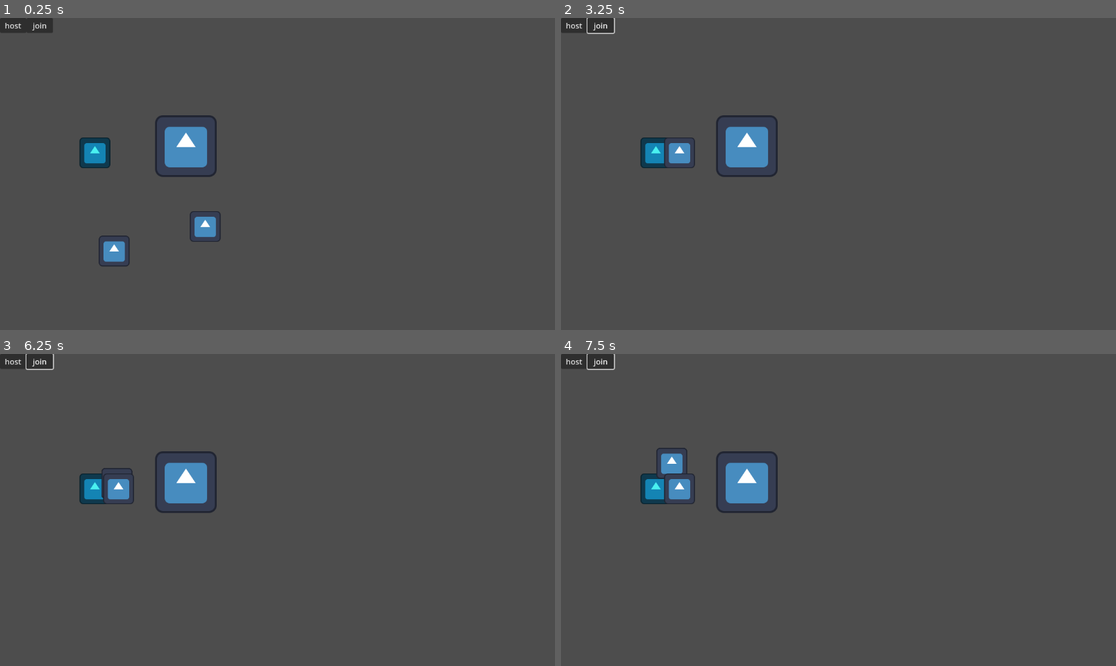
Above: before the commit, frames 1-4 (two rows, left to right).
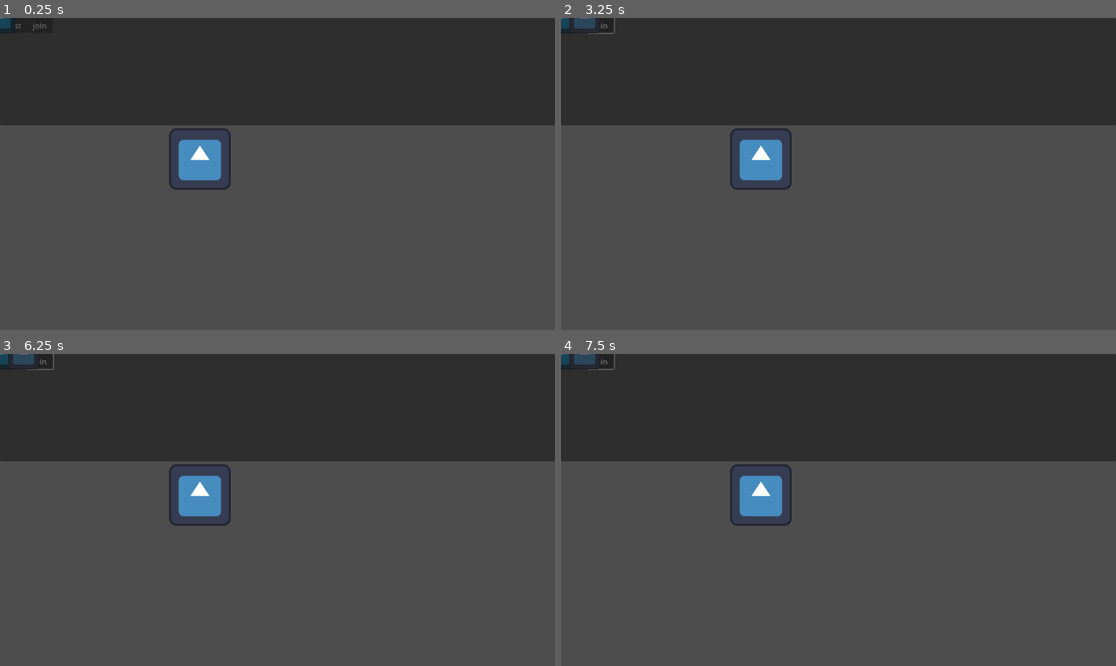
Above: after the commit, the same moments.

Repository: sirgladshoes/space-RTS-take2
Game: Godot game, scene res://scenes/main.tscn
Two runs of this game, one before a commit and one after it. Both use one fixed random seed, a clock stepped at 60 frames per second and the inputs below. The engine's default icon, where the game draws it, is replaced by a stand-in: a white triangle on a blue panel in a dark square.
Inputs (mouse positions are in pixels of both pictures, inside the frame that each line leads up to):
- Up to frame 1 (0.25 s): no input
- Up to frame 2 (3.25 s): tap Enter at 0.5 s; move the mouse to (960, 158) at 0.52 s; hold Right mouse button (command) 0.53-1.25 s; click (960, 158) at 0.8 s; click "host" at 1.25 s; click "join" at 2 s; move the mouse to (727, 189) at 2.77 s; click (727, 189) at 2.85 s; tap W (test) at 3.05 s
- Up to frame 3 (6.25 s): move the mouse to (333, 441) at 3.52 s; hold W (test) 3.53-4.28 s; right-click (333, 441) at 3.8 s; move the mouse to (249, 572) at 4.27 s; right-click (249, 572) at 4.35 s; click (249, 572) at 4.55 s; move the mouse to (444, 556) at 5.02 s; press the mouse at (444, 556) at 5.03 s; tap W (test) at 5.3, 5.85 s; move the mouse to (111, 463) at 5.77 s; release the mouse at (111, 463) at 5.78 s; right-click (111, 463) at 6.05 s
- Up to frame 4 (7.5 s): move the mouse to (866, 510) at 6.52 s; hold Right mouse button (command) 6.53-7.28 s; click (866, 510) at 6.8 s; move the mouse to (755, 432) at 7.27 s; click (755, 432) at 7.35 s

The runs differ from the first frame. In frame 1, 37% of the frame differs, in the area x 0-100%, y 0-80%; in frame 2, 36%; in frame 3, 36%; in frame 4, 36%.

Commit message:
did some stress testing and look like we can handle around 350 objects at once. also started implementing command ui

Diff:
--- a/scenes/main.tscn
+++ b/scenes/main.tscn
@@ -2,7 +2,7 @@
 
 [ext_resource type="Script" uid="uid://drk72iaypq6j3" path="res://scripts/command_logic/command_manager.gd" id="1_o5qli"]
 [ext_resource type="Texture2D" uid="uid://c4h08cmpl6ahr" path="res://icon.svg" id="2_0wfyh"]
-[ext_resource type="PackedScene" uid="uid://blyhemo55akcw" path="res://scenes/units/mining_ship.tscn" id="4_jyhfs"]
+[ext_resource type="Script" uid="uid://b12v25ryyqcl8" path="res://scripts/UI/command_ui.gd" id="2_tipki"]
 [ext_resource type="Script" uid="uid://doikskm31bjhj" path="res://scripts/command_logic/command_context.gd" id="5_tbgi4"]
 [ext_resource type="Script" uid="uid://5lponkkbtih4" path="res://scripts/networking/host.gd" id="6_tefeu"]
 [ext_resource type="PackedScene" uid="uid://dptctlc55hu0r" path="res://scenes/units/maker_ship.tscn" id="7_o6xl0"]
@@ -17,6 +17,39 @@
 z_index = 80
 script = ExtResource("1_o5qli")
 selection_width = 3
+
+[node name="command_ui" type="Panel" parent="command_manager"]
+offset_right = 1152.0
+offset_bottom = 223.0
+script = ExtResource("2_tipki")
+
+[node name="RichTextLabel" type="RichTextLabel" parent="command_manager/command_ui"]
+layout_mode = 0
+offset_right = 1151.0
+offset_bottom = 223.0
+
+[node name="asteroid" type="Node2D" parent="."]
+position = Vector2(415, 293)
+
+[node name="Icon" type="Sprite2D" parent="asteroid"]
+texture = ExtResource("2_0wfyh")
+
+[node name="command_context" type="Area2D" parent="asteroid"]
+script = ExtResource("5_tbgi4")
+context = 2
+metadata/_custom_type_script = "uid://doikskm31bjhj"
+
+[node name="CollisionShape2D" type="CollisionShape2D" parent="asteroid/command_context"]
+position = Vector2(-0.5, 0)
+shape = SubResource("RectangleShape2D_tbgi4")
+
+[node name="game_host" type="Node2D" parent="." node_paths=PackedStringArray("command_giver")]
+script = ExtResource("6_tefeu")
+command_giver = NodePath("../command_manager")
+
+[node name="game_client" type="Node2D" parent="." node_paths=PackedStringArray("command_giver")]
+script = ExtResource("7_tipki")
+command_giver = NodePath("../command_manager")
 
 [node name="Control" type="Control" parent="."]
 layout_mode = 3
@@ -38,40 +71,9 @@
 text = "join
 "
 
-[node name="asteroid" type="Node2D" parent="."]
-position = Vector2(386, 266)
+[node name="maker_ship" parent="." instance=ExtResource("7_o6xl0")]
 
-[node name="Icon" type="Sprite2D" parent="asteroid"]
-texture = ExtResource("2_0wfyh")
-
-[node name="command_context" type="Area2D" parent="asteroid"]
-script = ExtResource("5_tbgi4")
-context = 2
-metadata/_custom_type_script = "uid://doikskm31bjhj"
-
-[node name="CollisionShape2D" type="CollisionShape2D" parent="asteroid/command_context"]
-position = Vector2(-0.5, 0)
-shape = SubResource("RectangleShape2D_tbgi4")
-
-[node name="game_host" type="Node2D" parent="." node_paths=PackedStringArray("command_giver")]
-script = ExtResource("6_tefeu")
-command_giver = NodePath("../command_manager")
-
-[node name="mining_ship2" parent="game_host" instance=ExtResource("4_jyhfs")]
-position = Vector2(237, 484)
-team = 1
-
-[node name="game_client" type="Node2D" parent="." node_paths=PackedStringArray("command_giver")]
-script = ExtResource("7_tipki")
-command_giver = NodePath("../command_manager")
-
-[node name="mining_ship" parent="game_client" instance=ExtResource("4_jyhfs")]
-position = Vector2(426, 433)
-
-[node name="maker_ship" parent="." instance=ExtResource("7_o6xl0")]
-position = Vector2(197, 280)
-team = 1
-
+[connection signal="units_selected" from="command_manager" to="command_manager/command_ui" method="show_selected"]
 [connection signal="pressed" from="Control/host" to="game_host" method="_on_host_pressed"]
 [connection signal="pressed" from="Control/host" to="game_client" method="_on_host_pressed"]
 [connection signal="pressed" from="Control/join" to="game_host" method="_on_join_pressed"]
--- a/scenes/units/maker_ship.tscn
+++ b/scenes/units/maker_ship.tscn
@@ -27,6 +27,10 @@
 
 [node name="selectable" type="Area2D" parent="."]
 script = ExtResource("3_6aq4t")
+display_data = Dictionary[StringName, Variant]({
+&"inventory": NodePath("../inventory"),
+&"name": "maker ship"
+})
 metadata/_custom_type_script = "uid://bd24p5rucivqh"
 
 [node name="CollisionShape2D" type="CollisionShape2D" parent="selectable"]
--- a/scenes/units/mining_ship.tscn
+++ b/scenes/units/mining_ship.tscn
@@ -24,6 +24,10 @@
 
 [node name="selectable" type="Area2D" parent="."]
 script = ExtResource("2_f46tj")
+display_data = Dictionary[StringName, Variant]({
+&"inventory": NodePath("../inventory"),
+&"name": "mining ship"
+})
 metadata/_custom_type_script = "uid://bd24p5rucivqh"
 
 [node name="CollisionShape2D" type="CollisionShape2D" parent="selectable"]
--- /dev/null
+++ b/scripts/UI/command_ui.gd
@@ -0,0 +1,25 @@
+extends Panel
+
+var selected_units: Array[selectable] = []
+
+func show_selected(selected_units_):
+	selected_units = selected_units_
+
+func _process(_delta: float) -> void:
+	$RichTextLabel.text = ""
+	for unit in selected_units:
+		var data = unit.display_data
+		var text = data.name + ": "
+
+		if data.has("inventory"):
+			var resources = unit.get_node(data.inventory).get_all_resources()
+			for resource in resources:
+				var res_name
+				match resource:
+					"0":
+						res_name = "temp"
+					"1":
+						res_name = "temp2"
+				text+=res_name+": "+str(resources[resource])+" "
+
+		$RichTextLabel.text+=text+"\n"
--- a/scripts/command_logic/command_manager.gd
+++ b/scripts/command_logic/command_manager.gd
@@ -3,7 +3,7 @@
 @export var selection_width: int = 1
 
 var select_origin = null
-var selected_units = []
+var selected_units: Array[selectable] = []
 
 var command_origin = null
 var team: selectable.teams = selectable.teams.BLUE
@@ -16,6 +16,7 @@
 }
 
 signal command_given_raw(from: Vector2, to: Vector2, units: Array)
+signal units_selected(units: Array)
 
 func _input(event: InputEvent) -> void:
 	if event.is_action_pressed("select"):
@@ -74,10 +75,11 @@
 	selected_units = []
 	if result:
 		for item in result:
-			var unit_ = item.collider
-			if unit_ is selectable and unit_.team == team:
-				selected_units.append(unit_)
-				unit_.selected()
+			var unit = item.collider
+			if unit is selectable and unit.team == team:
+				selected_units.append(unit)
+				unit.selected()
+	units_selected.emit(selected_units)
 
 func give_command(from: Vector2, to: Vector2, units: Array, commander_team:int):
 	var size = (to-from).abs()
--- a/scripts/command_logic/selectable.gd
+++ b/scripts/command_logic/selectable.gd
@@ -7,6 +7,7 @@
 
 @export var team: teams = teams.BLUE
 @export var connected_nodes: Dictionary[StringName, Node]
+@export var display_data: Dictionary[StringName, Variant] = {"name":"default name"}
 
 signal on_selected()
 signal command_given(command: int, args: Array)
--- a/scripts/inventory/inventory.gd
+++ b/scripts/inventory/inventory.gd
@@ -1,7 +1,8 @@
 class_name inventory extends Node
 
 enum resource_types{
-	TEMP
+	TEMP,
+	TEMP2
 }
 
 var my_inventory: Dictionary[String, int]
@@ -12,7 +13,6 @@
 
 func add_resource(type: resource_types, amount: int) -> void:
 	my_inventory[str(type)] += amount
-	print(my_inventory)
 
 func remove_resource(type: resource_types, attempted_amount: int) -> int:
 	if my_inventory[str(type)] - attempted_amount >= 0:
@@ -29,3 +29,6 @@
 
 func get_resource_amount(type: resource_types) -> int:
 	return my_inventory[str(type)]
+
+func get_all_resources() -> Dictionary[String, int]:
+	return my_inventory
--- a/scripts/networking/networked_object.gd
+++ b/scripts/networking/networked_object.gd
@@ -103,8 +103,11 @@
 			continue
 		var value1 = snapshot1[variable]
 		var value2 = snapshot2[variable]
-
-		var interpolated_value = lerp(value1, value2, lerp_weight)
+		var interpolated_value
+		if variable.angle_interpolation:
+			interpolated_value = lerp_angle(value1, value2, lerp_weight)
+		else:
+			interpolated_value = lerp(value1, value2, lerp_weight)
 		apply_variable(variable, interpolated_value)
 
 func _exit_tree() -> void:
--- a/scripts/networking/networked_object_data/maker_ship.tres
+++ b/scripts/networking/networked_object_data/maker_ship.tres
@@ -1,7 +1,13 @@
-[gd_resource type="Resource" script_class="networked_object_data" load_steps=8 format=3 uid="uid://dfwv5u6cqpgc8"]
+[gd_resource type="Resource" script_class="networked_object_data" load_steps=9 format=3 uid="uid://dfwv5u6cqpgc8"]
 
 [ext_resource type="Script" uid="uid://5ymvd21fld5t" path="res://scripts/networking/networked_object_data.gd" id="1_et36s"]
 [ext_resource type="Script" uid="uid://n3gda14hxidi" path="res://scripts/networking/networked_variable.gd" id="2_fq76u"]
+
+[sub_resource type="Resource" id="Resource_fq76u"]
+script = ExtResource("2_fq76u")
+propery_path = NodePath("../selectable")
+property = "team"
+metadata/_custom_type_script = "uid://n3gda14hxidi"
 
 [sub_resource type="Resource" id="Resource_wvhcs"]
 script = ExtResource("2_fq76u")
@@ -24,6 +30,8 @@
 propery_path = NodePath("..")
 property = "global_rotation"
 data_type = 4
+is_interpolated = true
+angle_interpolation = true
 metadata/_custom_type_script = "uid://n3gda14hxidi"
 
 [sub_resource type="Resource" id="Resource_et36s"]
@@ -33,14 +41,15 @@
 data_type = 1
 metadata/_custom_type_script = "uid://n3gda14hxidi"
 
-[sub_resource type="Resource" id="Resource_fq76u"]
+[sub_resource type="Resource" id="Resource_0pqom"]
 script = ExtResource("2_fq76u")
-propery_path = NodePath("../selectable")
-property = "team"
+propery_path = NodePath("../inventory")
+property = "my_inventory:1"
+data_type = 1
 metadata/_custom_type_script = "uid://n3gda14hxidi"
 
 [resource]
 script = ExtResource("1_et36s")
-synced_vars = Array[ExtResource("2_fq76u")]([SubResource("Resource_wvhcs"), SubResource("Resource_8ihur"), SubResource("Resource_utdfv"), SubResource("Resource_et36s"), SubResource("Resource_fq76u")])
+synced_vars = Array[ExtResource("2_fq76u")]([SubResource("Resource_fq76u"), SubResource("Resource_wvhcs"), SubResource("Resource_8ihur"), SubResource("Resource_utdfv"), SubResource("Resource_et36s"), SubResource("Resource_0pqom")])
 object_scene_path = "res://scenes/units/maker_ship.tscn"
 metadata/_custom_type_script = "uid://5ymvd21fld5t"
--- a/scripts/networking/networked_object_data/mining_ship.tres
+++ b/scripts/networking/networked_object_data/mining_ship.tres
@@ -1,7 +1,13 @@
-[gd_resource type="Resource" script_class="networked_object_data" load_steps=6 format=3 uid="uid://d1bly1gx57jfy"]
+[gd_resource type="Resource" script_class="networked_object_data" load_steps=8 format=3 uid="uid://d1bly1gx57jfy"]
 
 [ext_resource type="Script" uid="uid://5ymvd21fld5t" path="res://scripts/networking/networked_object_data.gd" id="1_cfpk5"]
 [ext_resource type="Script" uid="uid://n3gda14hxidi" path="res://scripts/networking/networked_variable.gd" id="2_epnx6"]
+
+[sub_resource type="Resource" id="Resource_6lvt2"]
+script = ExtResource("2_epnx6")
+propery_path = NodePath("../selectable")
+property = "team"
+metadata/_custom_type_script = "uid://n3gda14hxidi"
 
 [sub_resource type="Resource" id="Resource_mlkc2"]
 script = ExtResource("2_epnx6")
@@ -19,14 +25,22 @@
 is_interpolated = true
 metadata/_custom_type_script = "uid://n3gda14hxidi"
 
-[sub_resource type="Resource" id="Resource_6lvt2"]
+[sub_resource type="Resource" id="Resource_cfpk5"]
 script = ExtResource("2_epnx6")
-propery_path = NodePath("../selectable")
-property = "team"
+propery_path = NodePath("../inventory")
+property = "my_inventory:0"
+data_type = 1
+metadata/_custom_type_script = "uid://n3gda14hxidi"
+
+[sub_resource type="Resource" id="Resource_epnx6"]
+script = ExtResource("2_epnx6")
+propery_path = NodePath("../inventory")
+property = "my_inventory:1"
+data_type = 1
 metadata/_custom_type_script = "uid://n3gda14hxidi"
 
 [resource]
 script = ExtResource("1_cfpk5")
-synced_vars = Array[ExtResource("2_epnx6")]([SubResource("Resource_mlkc2"), SubResource("Resource_cp6er"), SubResource("Resource_6lvt2")])
+synced_vars = Array[ExtResource("2_epnx6")]([SubResource("Resource_6lvt2"), SubResource("Resource_mlkc2"), SubResource("Resource_cp6er"), SubResource("Resource_cfpk5"), SubResource("Resource_epnx6")])
 object_scene_path = "res://scenes/units/mining_ship.tscn"
 metadata/_custom_type_script = "uid://5ymvd21fld5t"
--- a/scripts/networking/networked_variable.gd
+++ b/scripts/networking/networked_variable.gd
@@ -16,3 +16,4 @@
 @export var setter: String
 @export var data_type: data_types
 @export var is_interpolated: bool
+@export var angle_interpolation: bool
Not shown, added: scripts/UI/command_ui.gd.uid
Not shown, changed: todo.txt
